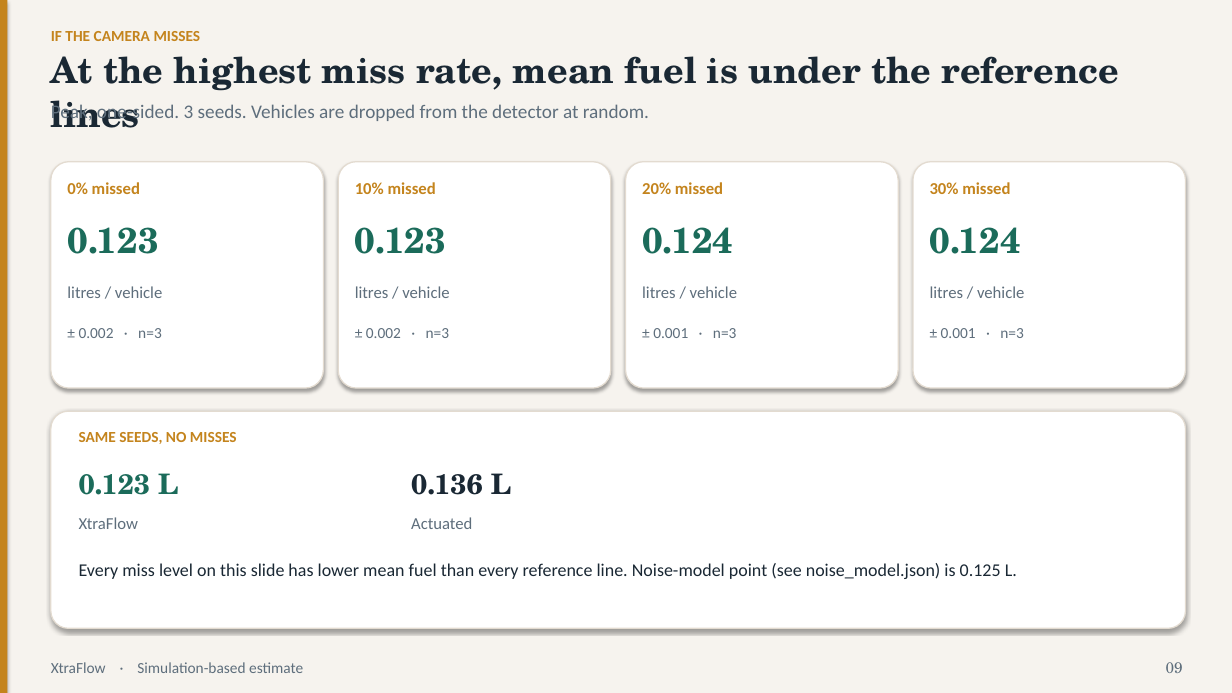
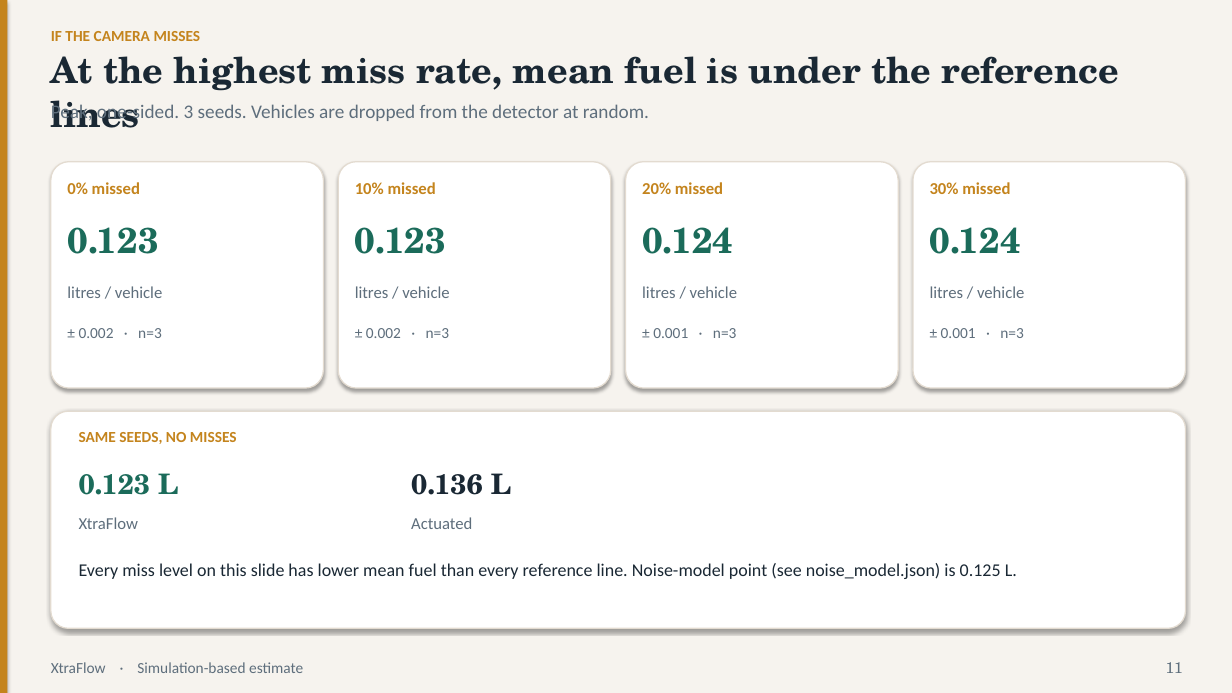
Before and after one commit to couder-04/XtraFlow, a slide deck: slide 11 of results/deck.pptx (slide 9 before the commit). Drawn at 1232x693 pixels with LibreOffice and Linux fonts; fonts in the diff are those of the drawing. Boxes give left, top, right and bottom in pixels: in the first picture for what was removed or moved away, otherwise in the second. Text is boxed around its words. In the diff, an @@ line names an element or a change of style, - is before the commit and + after.

```diff
--- a/results/deck.pptx
+++ b/results/deck.pptx
@@ text at <box>1166,662,1183,673</box>: text changed @@
-09
+11
```
Also in this commit, not shown: 8 other slides changed, 3 slides added, 1 slide removed, 1 other file.
